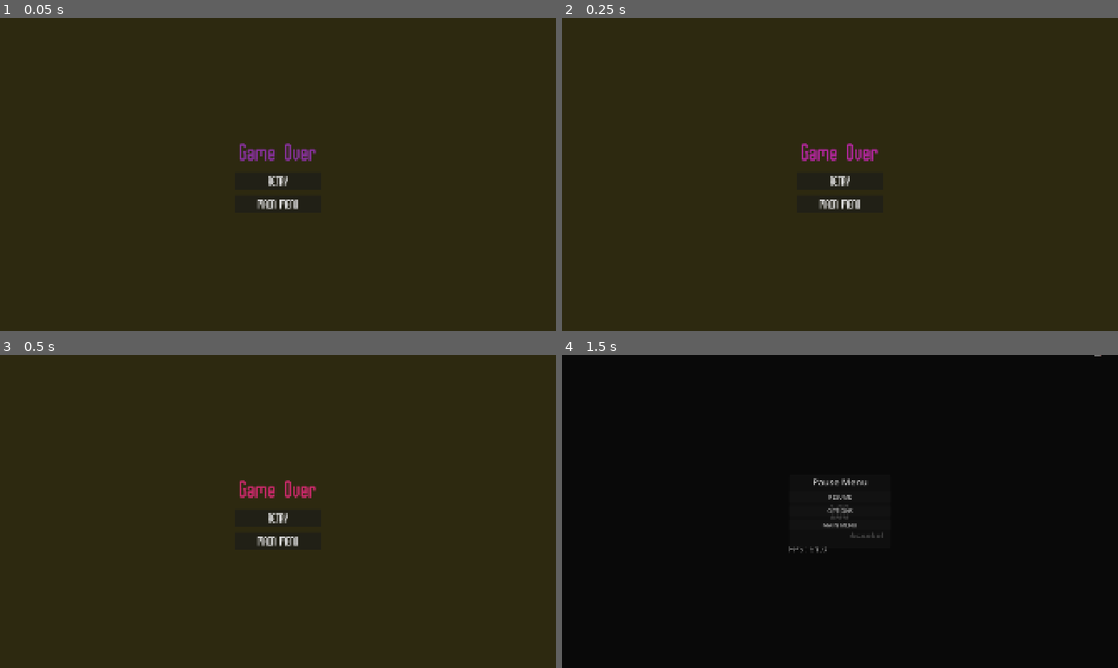
Above: before the commit, frames 1-4 (two rows, left to right).
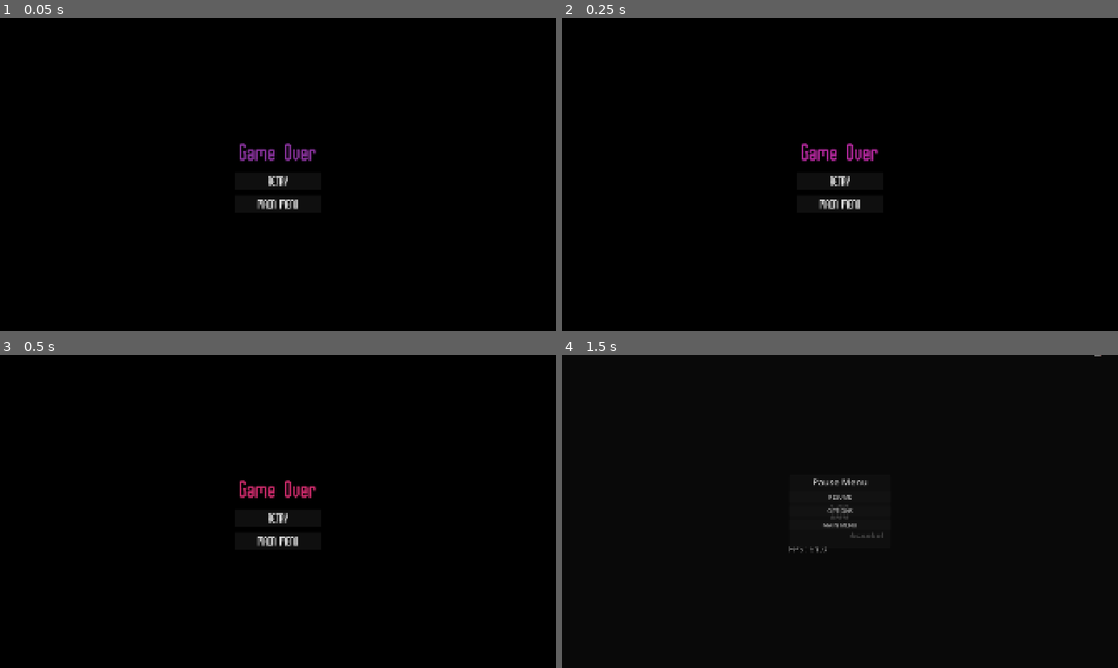
Above: after the commit, the same moments.

Repository: emon22830/KL20
Game: Godot game, scene res://src/gameover/game_over.tscn
Same seed, same stepped clock (60 frames per second), same inputs: the game is played once before the commit and once after it. This scene is started directly instead of the project's main scene. The engine's default icon, where the game draws it, is replaced by a stand-in: a white triangle on a blue panel in a dark square.
Inputs:
- Up to frame 1 (0.05 s): no input
- Up to frame 2 (0.25 s): no input
- Up to frame 3 (0.5 s): no input
- Up to frame 4 (1.5 s): click "RETRY" at 0.5 s; click "II" at 1.25 s

The runs differ from the first frame. In frame 1, 98% of the frame differs, in the area x 0-100%, y 0-100%; in frame 2, 98%; in frame 3, 98%; in frame 4, nothing differs.

Commit message:
game over black

Diff:
--- a/src/gameover/game_over.tscn
+++ b/src/gameover/game_over.tscn
@@ -21,7 +21,7 @@
 anchor_bottom = 1.0
 grow_horizontal = 2
 grow_vertical = 2
-color = Color(0.17596933, 0.16079342, 0.06475724, 1)
+color = Color(0, 0, 0, 1)
 
 [node name="VBoxContainer" type="VBoxContainer" parent="." unique_id=779972792]
 layout_mode = 1
